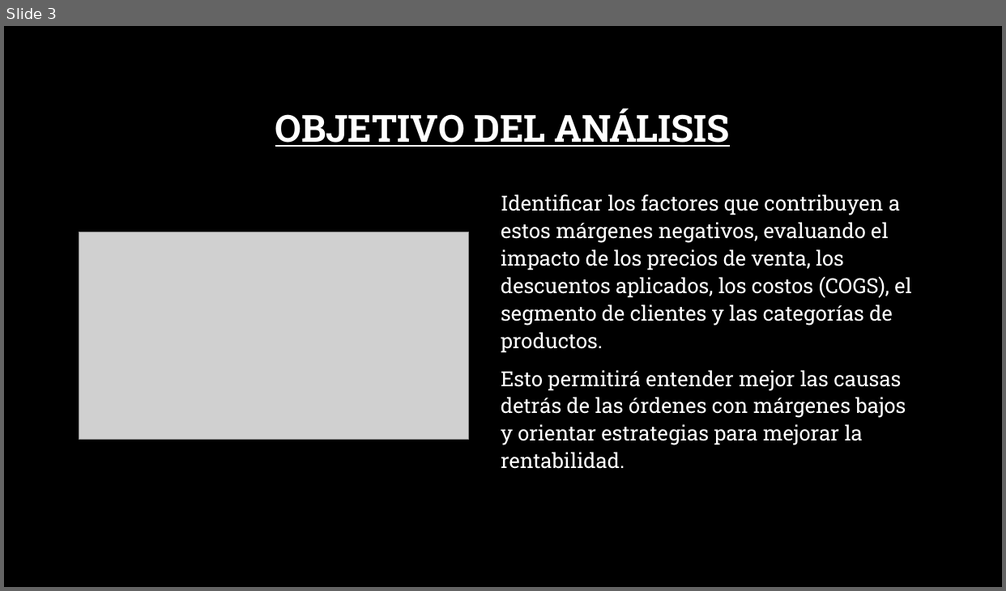
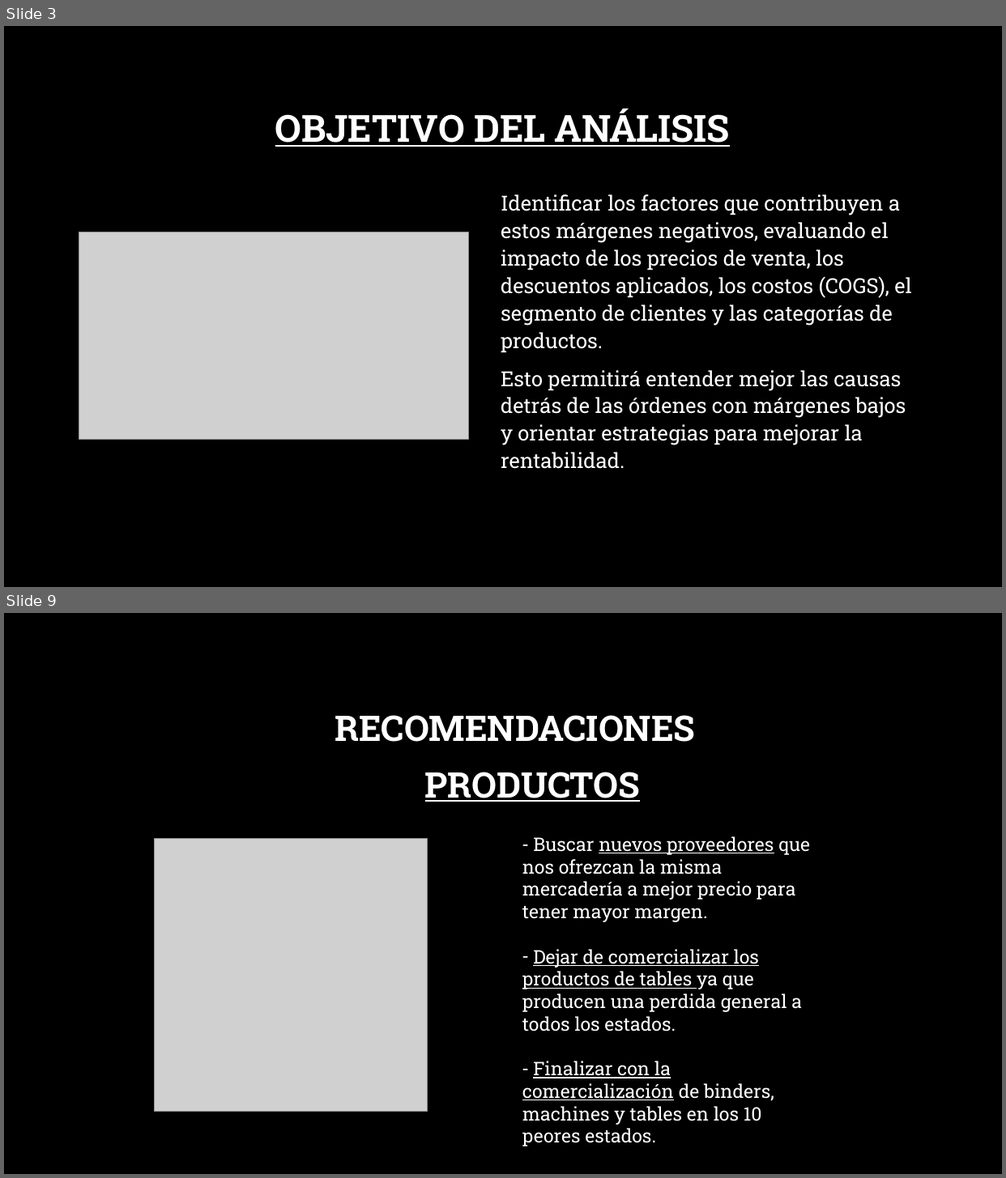
Before and after one commit to aSalomon96/lab1, a slide deck: Presentacion_lab1.pptx. Shown one above the other, each under a label of ours: slide 3 before the commit, slides 3 and 9 after it; the slides between them are not shown. The pictures are 1006x591 and 1006x1178 pixels, drawn with LibreOffice and Linux fonts; fonts in the diff are those of the drawing; grey boxes stand for pictures; background and template pictures are left out. Boxes give left, top, right and bottom in pixels: in the first picture for what was removed or moved away, otherwise in the second. Text is boxed around its words. In the diff, an @@ line names an element or a change of style, - is before the commit and + after.

```diff
--- a/Presentacion_lab1.pptx
+++ b/Presentacion_lab1.pptx
@@ slide 9 added at (4, 613, 1002, 1174), background picture (left out) @@
@@ text added at (334, 715, 695, 742), 34 pt, text #FFFFFF, bold @@
+RECOMENDACIONES
@@ text added at (425, 772, 640, 802), 34 pt, text #FFFFFF, bold, underline @@
+PRODUCTOS
@@ picture added at (155, 839, 428, 1112) @@
@@ text added at (522, 837, 810, 1147), 18 pt, text #FFFFFF @@
+– Buscar nuevos proveedores que nos ofrezcan la misma mercadería a mejor precio para tener mayor margen.
+– Dejar de comercializar los productos de tables ya que producen una perdida general a todos los estados.
+– Finalizar con la comercialización de binders, machines y tables en los 10 peores estados.
```
Also in this commit, not shown: 1 slide changed, 6 other slides added, 1 slide removed, 4 other files.
